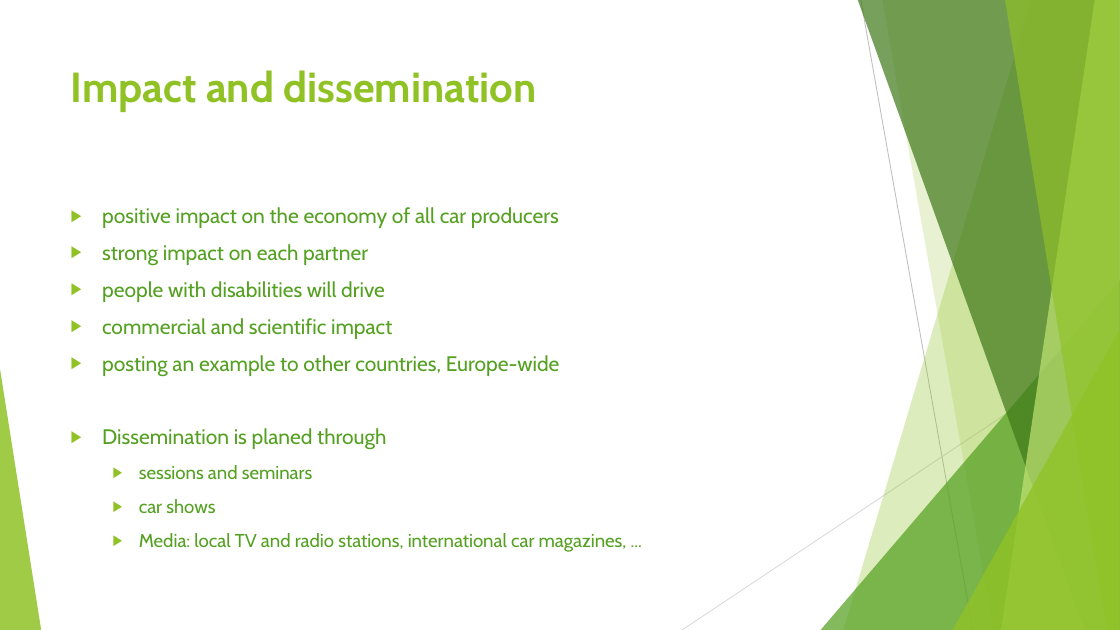
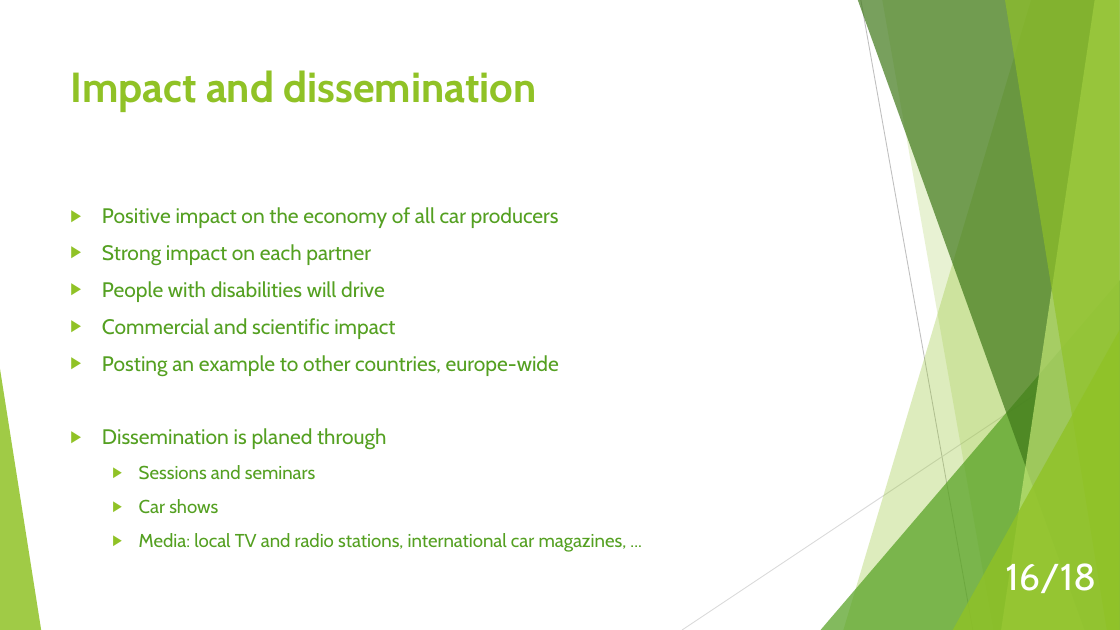
Before and after one commit to MarinaNikolic/UPR, a slide deck: slide 16 of APS.pptx. Drawn at 1120x630 pixels with LibreOffice and Linux fonts; fonts in the diff are those of the drawing. Boxes give left, top, right and bottom in pixels: in the first picture for what was removed or moved away, otherwise in the second. Text is boxed around its words. In the diff, an @@ line names an element or a change of style, - is before the commit and + after.

Commit message:
PPT for proposal done. CMMI done. Big-to-do updated. Fixed minor grammar issues in proposal.

```diff
--- a/APS.pptx
+++ b/APS.pptx
@@ text at (x1=102, y1=207, x2=559, y2=377): text changed @@
-▶ positive impact on the economy of all car producers
-▶ strong impact on each partner
-▶ people with disabilities will drive
-▶ commercial and scientific impact
-▶ posting an example to other countries, Europe-wide
+▶ Positive impact on the economy of all car producers
+▶ Strong impact on each partner
+▶ People with disabilities will drive
+▶ Commercial and scientific impact
+▶ Posting an example to other countries, europe-wide
@@ text at (x1=139, y1=465, x2=316, y2=514): text changed @@
-  ▶ sessions and seminars
-  ▶ car shows
+  ▶ Sessions and seminars
+  ▶ Car shows
@@ page number added at (x1=1006, y1=563, x2=1096, y2=593), 32 pt, text #FFFFFF @@
+16/18
```
Also in this commit, not shown: 16 other slides changed, 3 other files.
